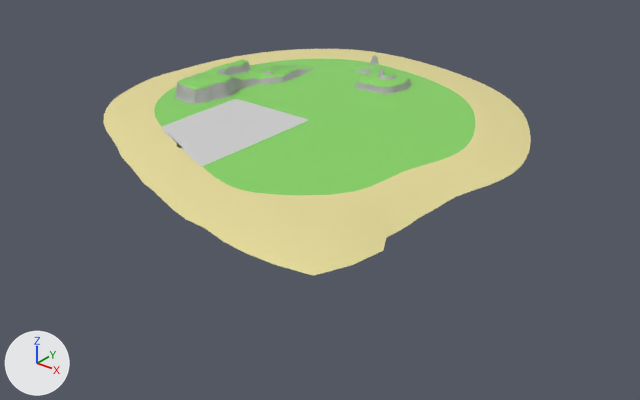
The OBJ model assets/ground.obj, before and after one commit.
Camera for both pictures: a 50 mm lens placed at (946.0, -1161.0, 569.0), pointed at (23.0, -7.0, -147.0). Arrows for +X, +Y and +Z are at lower left; the lights stay in place. The first picture is the older version. Where no turn or scale is listed for an object, it has been applied to the vertices.

In view in the first picture: 'ground'.
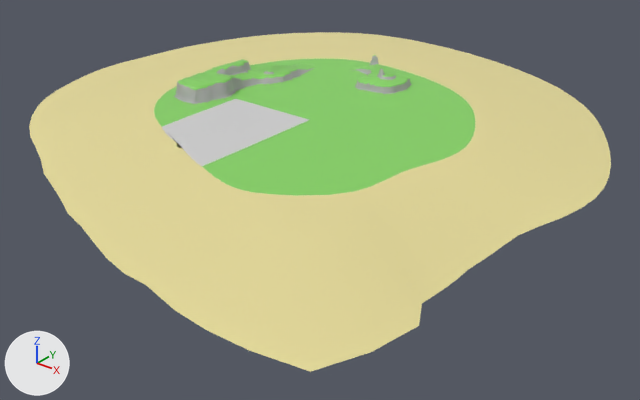
Location of each change, (x1, y1, x2, y2) in pixels of the pictures (640 x 400 px):
'ground', reshaped (36% wider, 50% taller): before (103, 49, 531, 276); after (29, 32, 611, 372)

The edits, one by one:
me_ground is used by ob_ground; location (0.0, 0.0, 0.0).
me_ground had 1629 vertices, 2998 faces and spanned x -443.0..377.0, y -414.0..463.0, z -12.0..36.0.
me_ground now has 1629 vertices, 2998 faces and spans x -605.0..509.0, y -564.0..628.0, z -23.0..36.0.
me_ground part 1: all 68 vertices in x -443.0..377.0, y -414.0..463.0, z -12.0..-11.0 are scaled about their middle by 1.36, then moved by (-15.0, 8.0, -11.0).
